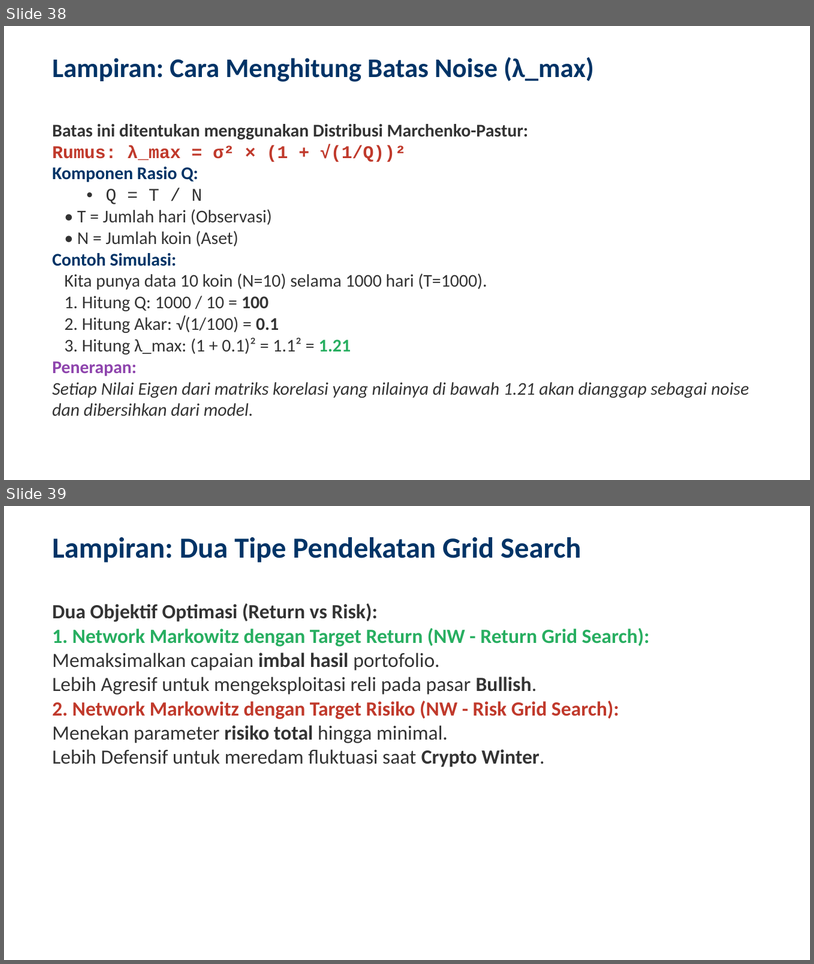
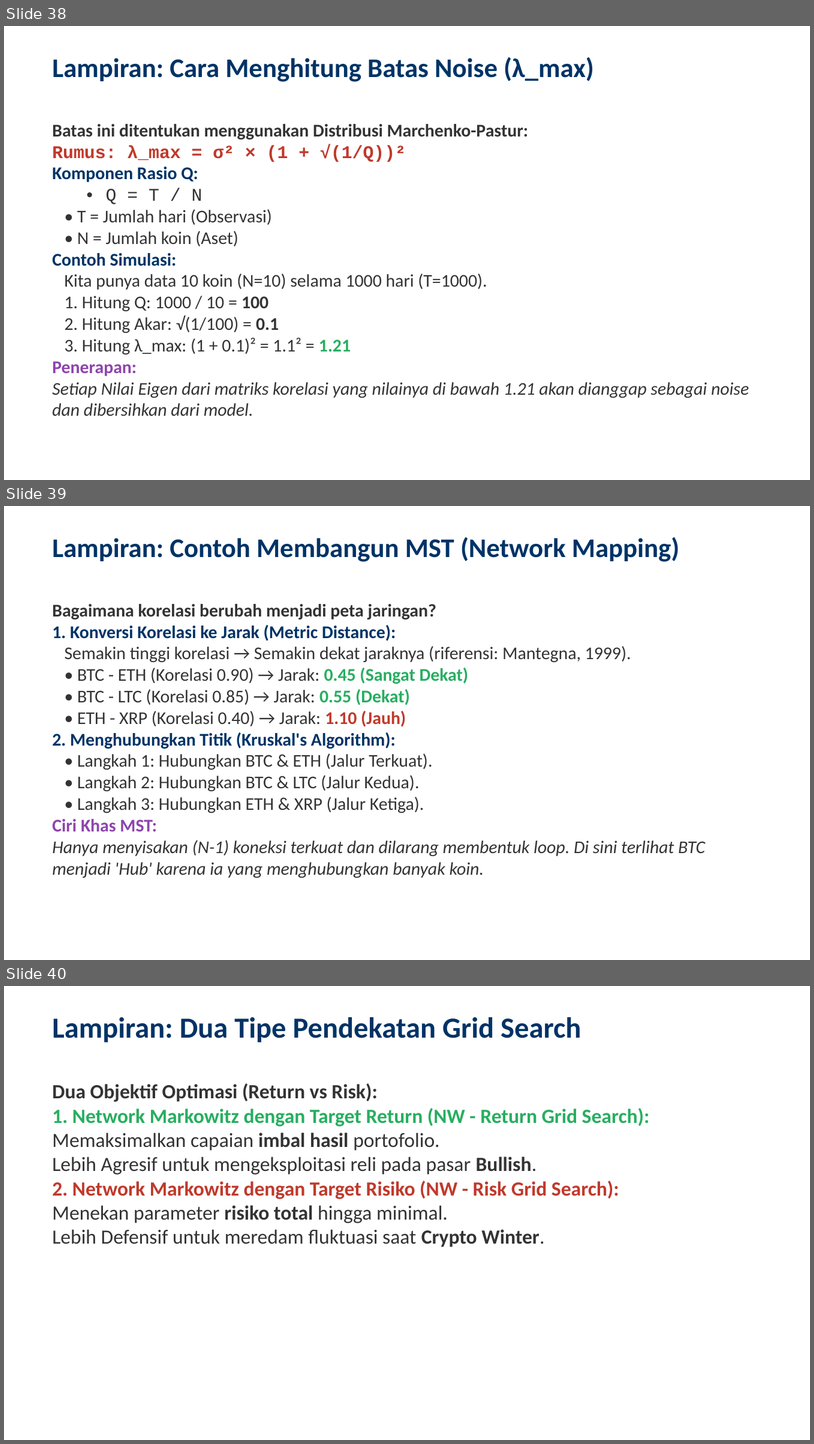
Before and after one commit to ragilrojo/RepoThesis, a slide deck: Presentasi_Proposal_Update.pptx. Shown one above the other, each under a label of ours: slides 38 and 39 before the commit, slides 38, 39 and 40 after it. The pictures are 814x964 and 814x1444 pixels, drawn with LibreOffice and Linux fonts; fonts in the diff are those of the drawing. Boxes give left, top, right and bottom in pixels: in the first picture for what was removed or moved away, otherwise in the second. Text is boxed around its words. In the diff, an @@ line names an element or a change of style, - is before the commit and + after.

Commit message:
feat: add MST construction example slide

```diff
--- a/Presentasi_Proposal_Update.pptx
+++ b/Presentasi_Proposal_Update.pptx
@@ slide 39 added at box(4, 506, 810, 960), background #FFFFFF @@
@@ text added at box(52, 537, 680, 562), 24 pt, text #003366, bold @@
+Lampiran: Contoh Membangun MST (Network Mapping)
@@ text added at box(52, 604, 705, 877), 16 pt, text #333333 @@
+Bagaimana korelasi berubah menjadi peta jaringan?
+1. Konversi Korelasi ke Jarak (Metric Distance):
+Semakin tinggi korelasi → Semakin dekat jaraknya (riferensi: Mantegna, 1999).
+• BTC - ETH (Korelasi 0.90) → Jarak: 0.45 (Sangat Dekat)
+• BTC - LTC (Korelasi 0.85) → Jarak: 0.55 (Dekat)
+• ETH - XRP (Korelasi 0.40) → Jarak: 1.10 (Jauh)
+2. Menghubungkan Titik (Kruskal's Algorithm):
+• Langkah 1: Hubungkan BTC & ETH (Jalur Terkuat).
+• Langkah 2: Hubungkan BTC & LTC (Jalur Kedua).
+• Langkah 3: Hubungkan ETH & XRP (Jalur Ketiga).
+Ciri Khas MST:
+Hanya menyisakan (N-1) koneksi terkuat dan dilarang membentuk loop. Di sini terlihat BTC menjadi 'Hub' karena ia yang menghubungkan banyak koin.
@@ what was slide 39 is now slide 40 @@
```
Also in this commit, not shown: 1 other file.
